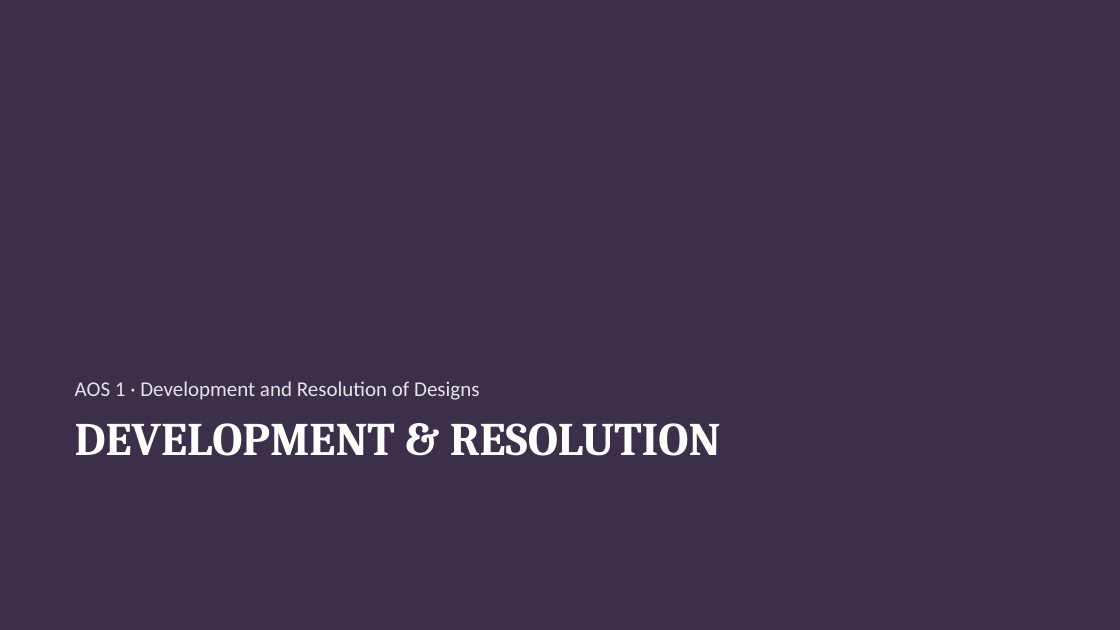
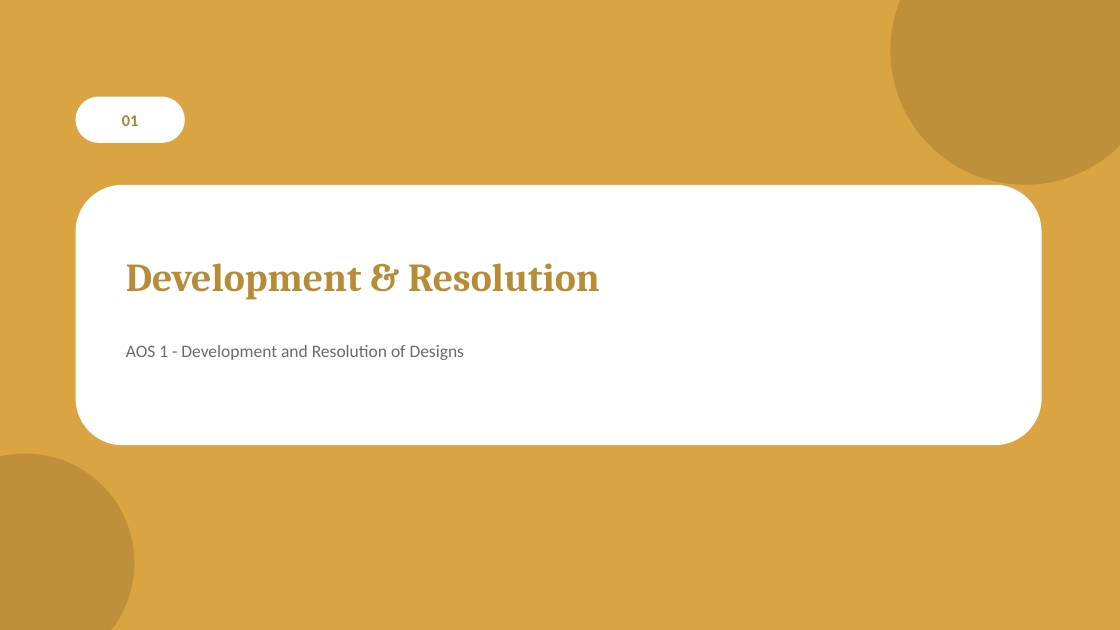
Before and after one commit to melodywyc0710/chuck, a slide deck: slide 2 of teaching-materials/vcd-vce/powerpoint/Unit4-Design-Development-and-Presentation.pptx. Drawn at 1120x630 pixels with LibreOffice and Linux fonts; fonts in the diff are those of the drawing. Boxes give left, top, right and bottom in pixels: in the first picture for what was removed or moved away, otherwise in the second. Text is boxed around its words. In the diff, an @@ line names an element or a change of style, - is before the commit and + after.

```diff
--- a/teaching-materials/vcd-vce/powerpoint/Unit4-Design-Development-and-Presentation.pptx
+++ b/teaching-materials/vcd-vce/powerpoint/Unit4-Design-Development-and-Presentation.pptx
@@ background #3B2F4A to #D9A441 @@
@@ ellipse added at (891, 0, 1120, 185), fill #BE9039 @@
@@ rounded rectangle added at (76, 97, 185, 143), fill #FFFFFF, 14 pt, text #AD8334, bold @@
+01
@@ rounded rectangle added at (76, 185, 1042, 445), fill #FFFFFF @@
@@ text at (126, 263, 600, 300): text changed; size 40 to 34 pt; text colour #FFFFFF to #B88B37 @@
-DEVELOPMENT & RESOLUTION
+Development & Resolution
@@ text "AOS 1 - Development and ..." at (126, 345, 465, 360): vertical alignment bottom to top @@
@@ text at (126, 345, 465, 360): text changed; size 18 to 15 pt; text colour #E5E5E5 to #6B6B6B @@
-AOS 1 · Development and Resolution of Designs
+AOS 1 - Development and Resolution of Designs
@@ ellipse added at (0, 454, 134, 630), fill #BE9039 @@
```
Also in this commit, not shown: 14 other slides changed, 1 slide added, 33 other files.
